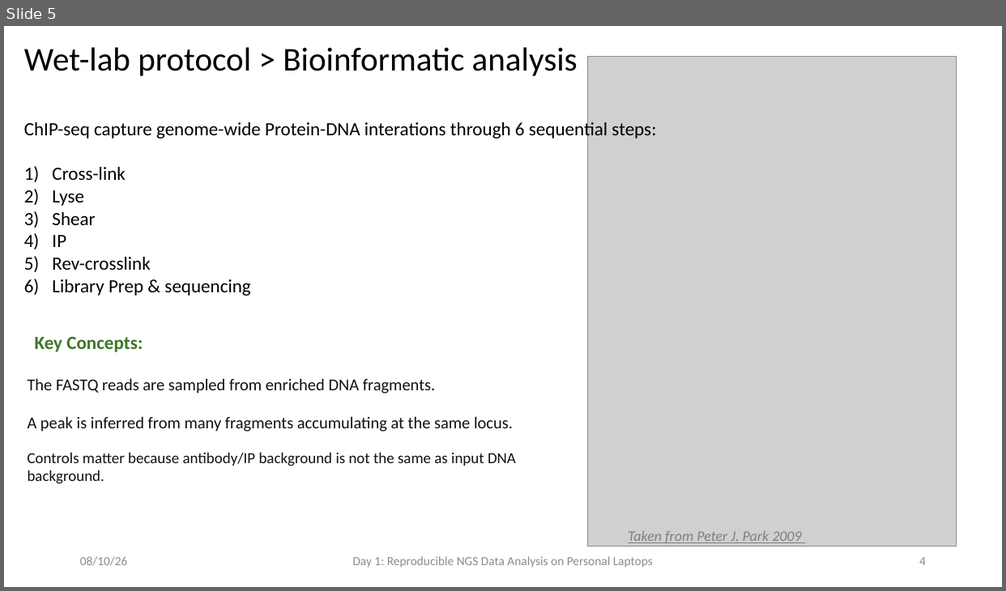
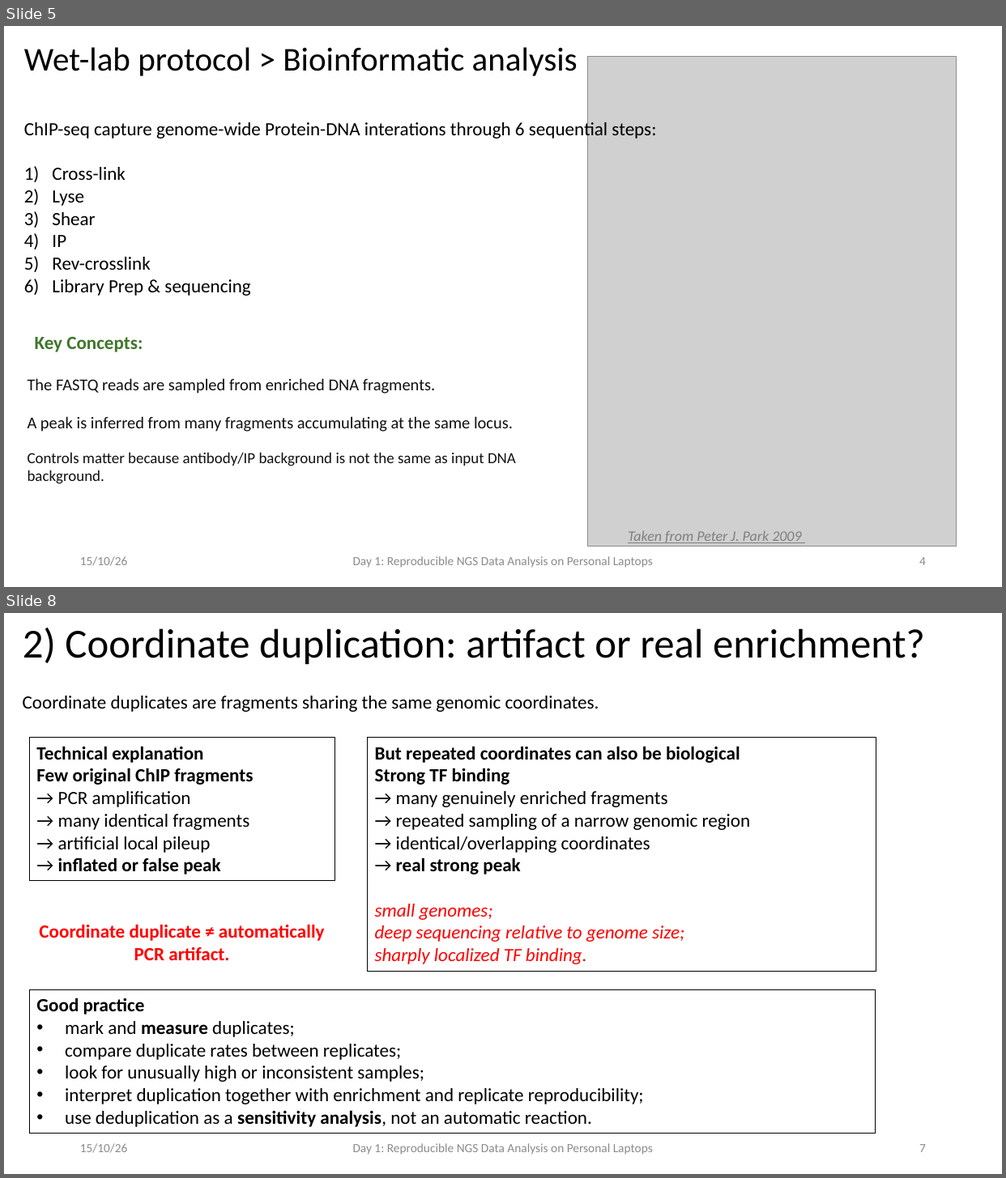
Before and after one commit to fgualdr/reproducible-ngs-workshop, a slide deck: power_point/Day3.pptx. Shown one above the other, each under a label of ours: slide 5 before the commit, slides 5 and 8 after it; the slides between them are not shown. The pictures are 1006x591 and 1006x1178 pixels, drawn with LibreOffice and Linux fonts; fonts in the diff are those of the drawing; grey boxes stand for pictures. Boxes give left, top, right and bottom in pixels: in the first picture for what was removed or moved away, otherwise in the second. Text is boxed around its words. In the diff, an @@ line names an element or a change of style, - is before the commit and + after.

Commit message:
Full update additional QC and Full sample design

```diff
--- a/power_point/Day3.pptx
+++ b/power_point/Day3.pptx
@@ slide 8 added at [4, 613, 1002, 1174], background #FFFFFF @@
@@ title added at [23, 628, 925, 665], 39.6 pt, text #000000 @@
+2) Coordinate duplication: artifact or real enrichment?
@@ text added at [23, 696, 599, 712], 18 pt, text #000000 @@
+Coordinate duplicates are fragments sharing the same genomic coordinates.
@@ rectangle added at [29, 737, 335, 881], outline #000000 0.75 pt, 18 pt, text #000000, bold @@
+Technical explanation
+Few original ChIP fragments
+→ PCR amplification
+→ many identical fragments
+→ artificial local pileup
+→ inflated or false peak
@@ rectangle added at [367, 737, 876, 972], outline #000000 0.75 pt, 18 pt, text #000000 @@
+But repeated coordinates can also be biological
+Strong TF binding
+→ many genuinely enriched fragments
+→ repeated sampling of a narrow genomic region
+→ identical/overlapping coordinates
+→ real strong peak
+small genomes;
+deep sequencing relative to genome size;
+sharply localized TF binding.
@@ text added at [39, 924, 325, 960], 18 pt, text #FF0000, bold @@
+Coordinate duplicate ≠ automatically PCR artifact.
@@ rectangle added at [29, 990, 876, 1133], outline #000000 0.75 pt, 18 pt, text #000000 @@
+Good practice
+• mark and measure duplicates;
+• compare duplicate rates between replicates;
+• look for unusually high or inconsistent samples;
+• interpret duplication together with enrichment and replicate reproducibility;
+• use deduplication as a sensitivity analysis, not an automatic reaction.
@@ text added at [80, 1144, 128, 1153], 12 pt, text #8C8C8C @@
+15/10/26
@@ text added at [353, 1144, 653, 1155], 12 pt, text #8C8C8C @@
+Day 1: Reproducible NGS Data Analysis on Personal Laptops
@@ page number added at [919, 1144, 926, 1152], 12 pt, text #8C8C8C @@
+7
@@ slide 5 changed as well @@
@@ text at [80, 557, 128, 566]: text changed @@
-08/10/26
+15/10/26
```
Also in this commit, not shown: 16 other slides changed, 3 other slides added, 19 other files.
